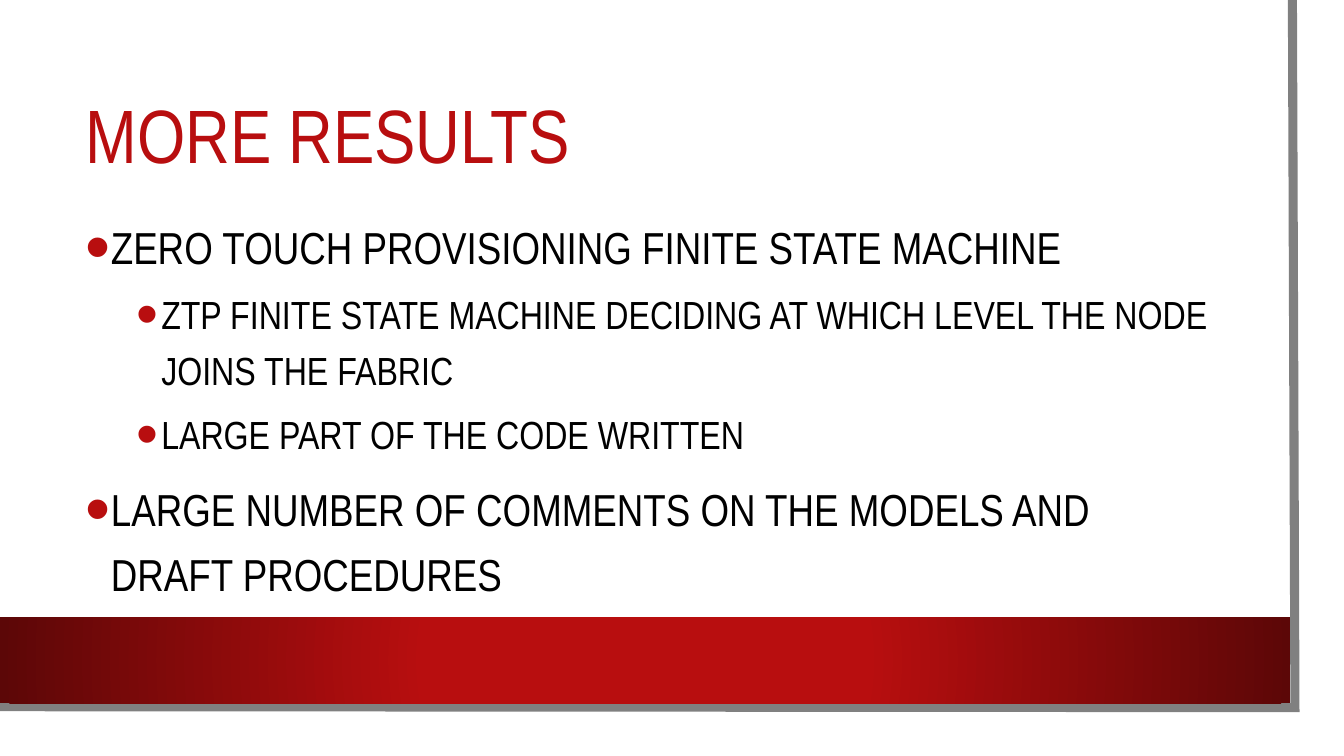
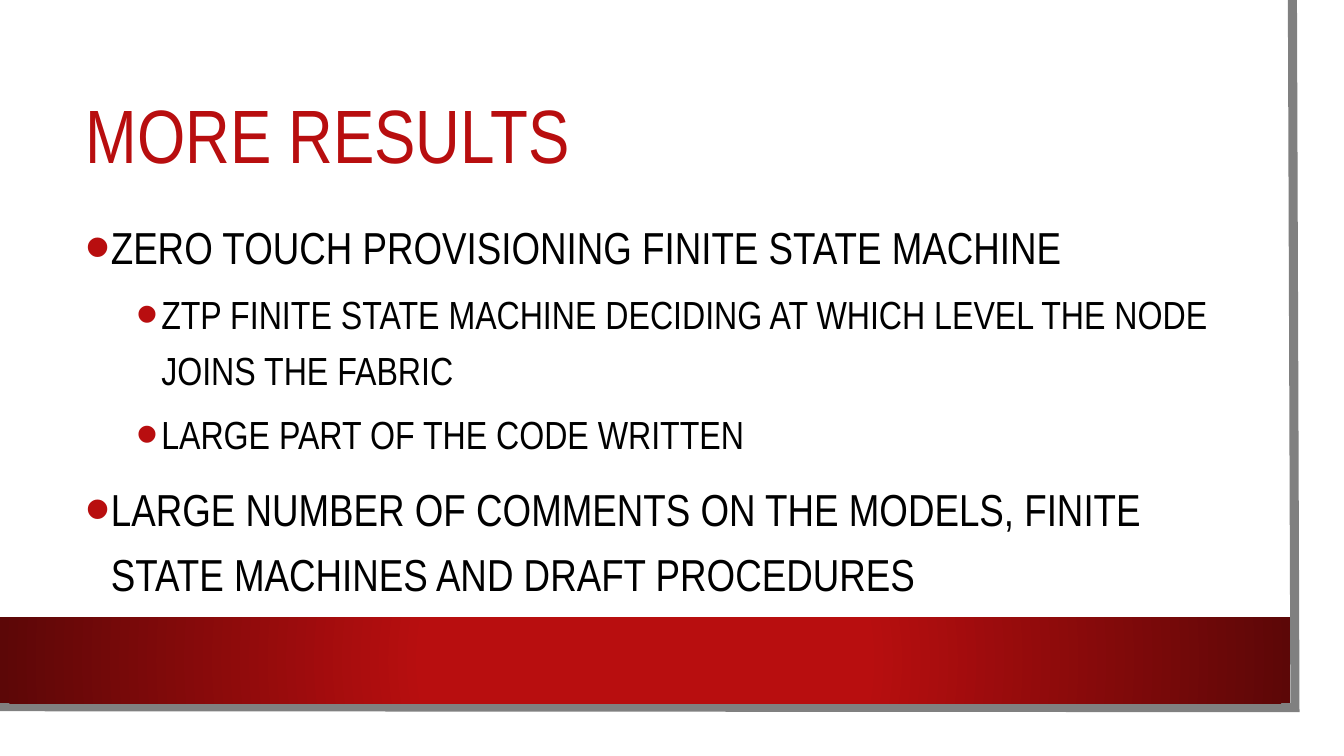
Before and after one commit to IETF-Hackathon/ietf102-project-presentations, a slide deck: slide 6 of RIFT-Hackathon.pptx. Drawn at 1344x756 pixels with LibreOffice and Linux fonts; fonts in the diff are those of the drawing; background and template pictures are left out. Boxes give left, top, right and bottom in pixels: in the first picture for what was removed or moved away, otherwise in the second. Text is boxed around its words. In the diff, an @@ line names an element or a change of style, - is before the commit and + after.

Commit message:
update

```diff
--- a/RIFT-Hackathon.pptx
+++ b/RIFT-Hackathon.pptx
@@ text at (x1=111, y1=494, x2=1140, y2=592): text changed @@
-• LARGE NUMBER OF COMMENTS ON THE MODELS AND DRAFT PROCEDURES
+• LARGE NUMBER OF COMMENTS ON THE MODELS, FINITE STATE MACHINES AND DRAFT PROCEDURES
```
